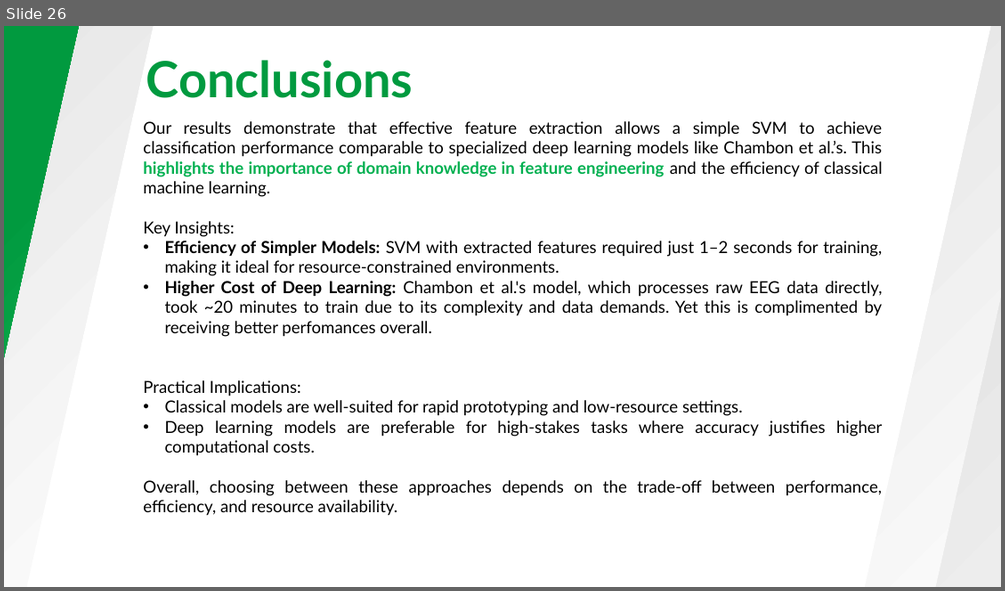
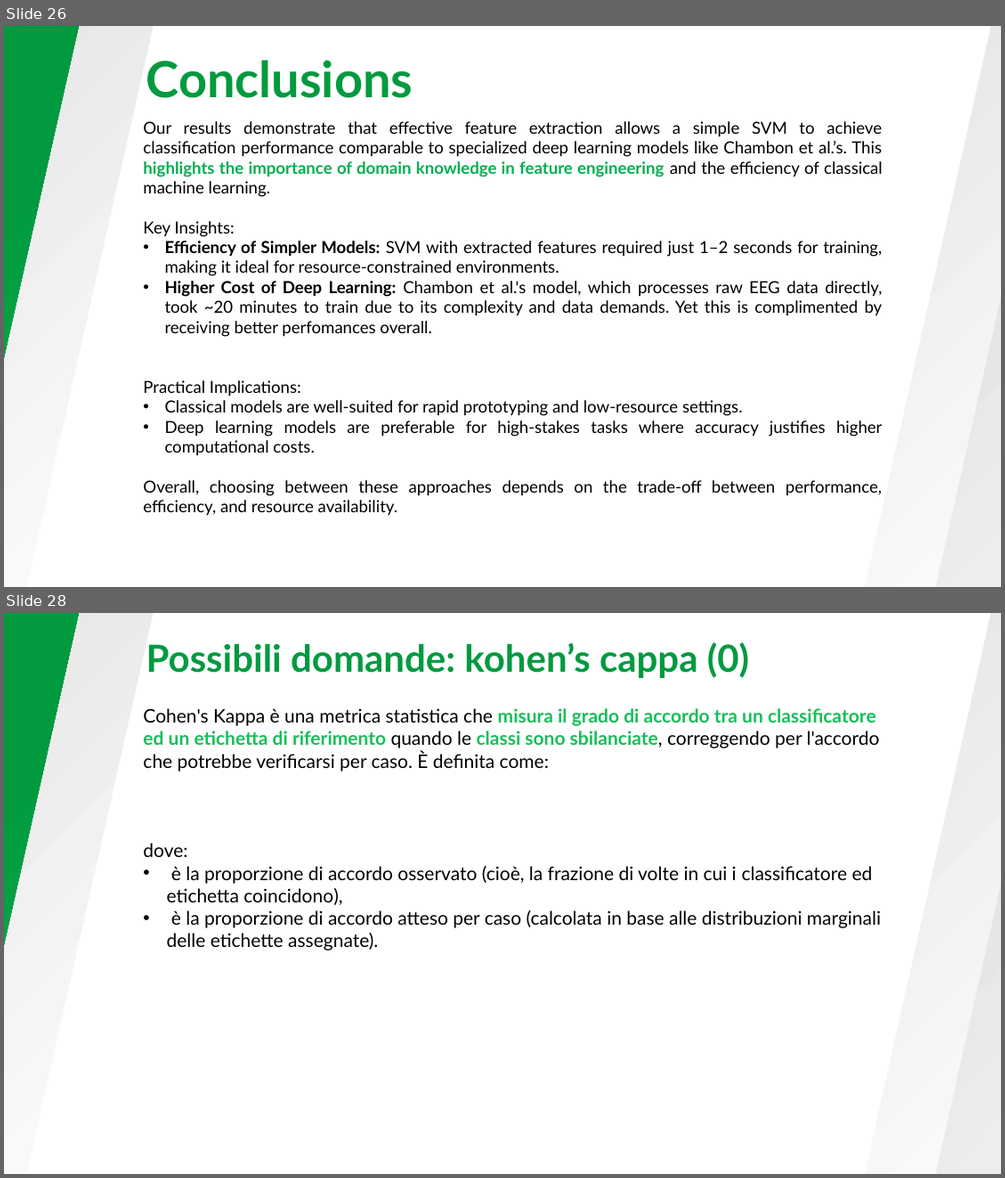
Before and after one commit to VR3ED/SleepStages_prediction, a slide deck: Presentazione.pptx. Shown one above the other, each under a label of ours: slide 26 before the commit, slides 26 and 28 after it; the slides between them are not shown. The pictures are 1005x591 and 1005x1178 pixels, drawn with LibreOffice and Linux fonts; fonts in the diff are those of the drawing. Boxes give left, top, right and bottom in pixels: in the first picture for what was removed or moved away, otherwise in the second. Text is boxed around its words. In the diff, an @@ line names an element or a change of style, - is before the commit and + after.

```diff
--- a/Presentazione.pptx
+++ b/Presentazione.pptx
@@ slide 28 added at <box>4,613,1001,1174</box>, background #FFFFFF @@
@@ rectangle added at <box>4,613,168,1174</box>, fill gradient #E2E2E2 to #FFFFFF @@
@@ rectangle added at <box>4,613,105,1174</box>, fill gradient #019A3F to #18BE5A @@
@@ rectangle added at <box>861,613,1001,1174</box>, fill gradient #E2E2E2 to #FFFFFF @@
@@ rectangle added at <box>907,625,1001,1174</box>, fill gradient #E2E2E2 to #F6F6F6 @@
@@ text added at <box>146,642,749,678</box>, 36 pt, text #019A3F, bold @@
+Possibili domande: kohen’s cappa (0)
@@ text added at <box>143,708,881,950</box>, 18 pt, text #000000 @@
+Cohen's Kappa è una metrica statistica che misura il grado di accordo tra un classificatore ed un etichetta di riferimento quando le classi sono sbilanciate, correggendo per l'accordo che potrebbe verificarsi per caso. È definita come:
+dove:
+• è la proporzione di accordo osservato (cioè, la frazione di volte in cui i classificatore ed etichetta coincidono),
+• è la proporzione di accordo atteso per caso (calcolata in base alle distribuzioni marginali delle etichette assegnate).
```
Also in this commit, not shown: 1 slide changed, 4 other slides added, 1 other file.
